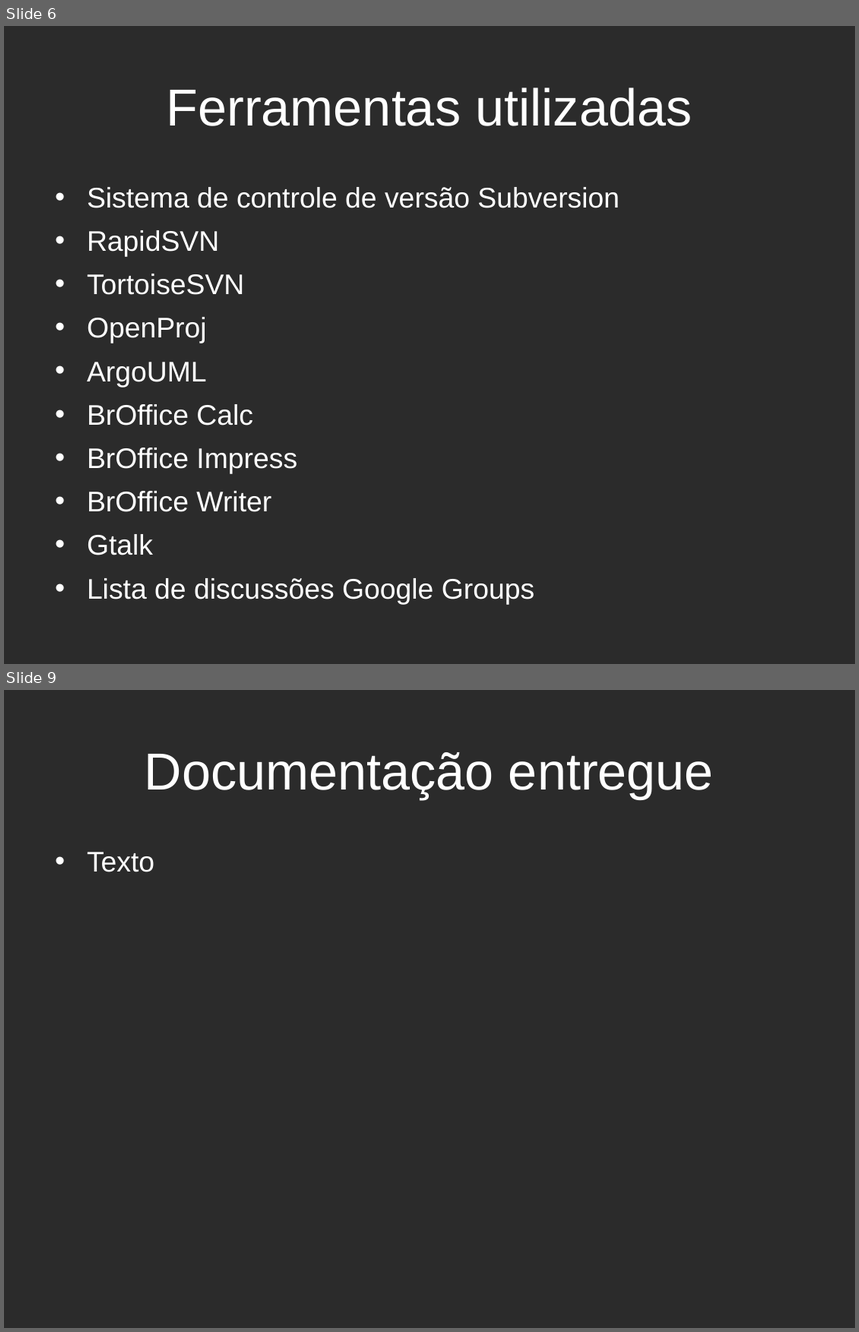
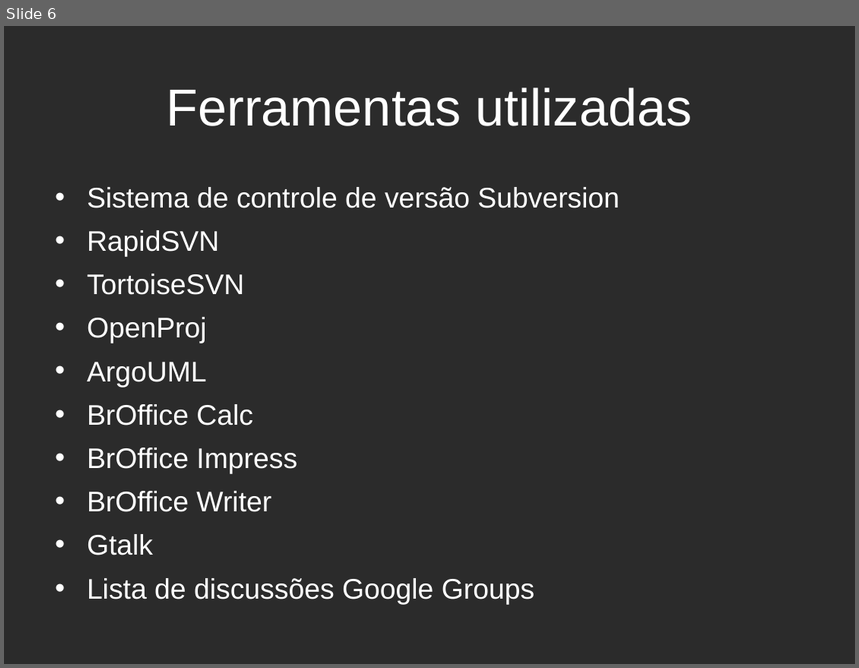
Before and after one commit to Hian-Cintra/fooddeliveryweb, a slide deck: Documentacao/Outros Documentos/Apresentação FoodDeliveryWeb.odp. Shown one above the other, each under a label of ours: slides 6 and 9 before the commit, slide 6 after it; the slides between them are not shown. The pictures are 859x1332 and 859x668 pixels, drawn with LibreOffice and Linux fonts; fonts in the diff are those of the drawing; background and template pictures are left out; a plain dark background stands for a picture behind light text. Boxes give left, top, right and bottom in pixels: in the first picture for what was removed or moved away, otherwise in the second. Text is boxed around its words. In the diff, an @@ line names an element or a change of style, - is before the commit and + after.

```diff
--- a/Documentacao/Outros Documentos/Apresentação FoodDeliveryWeb.odp
+++ b/Documentacao/Outros Documentos/Apresentação FoodDeliveryWeb.odp
@@ slide 9 removed at [4,690,855,1328], background picture (left out) @@
@@ title removed at [145,752,714,799] @@
-Documentação entregue
@@ text removed at [87,852,154,872] @@
-• Texto
```
Also in this commit, not shown: 4 slides changed, 2 slides added, 1 other slide removed.
